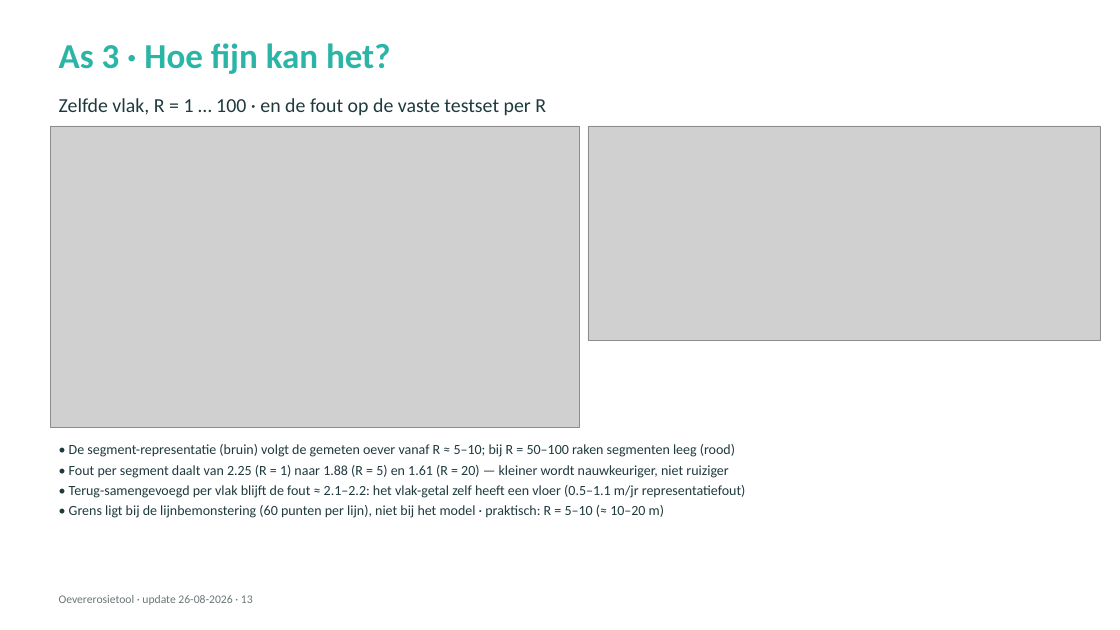
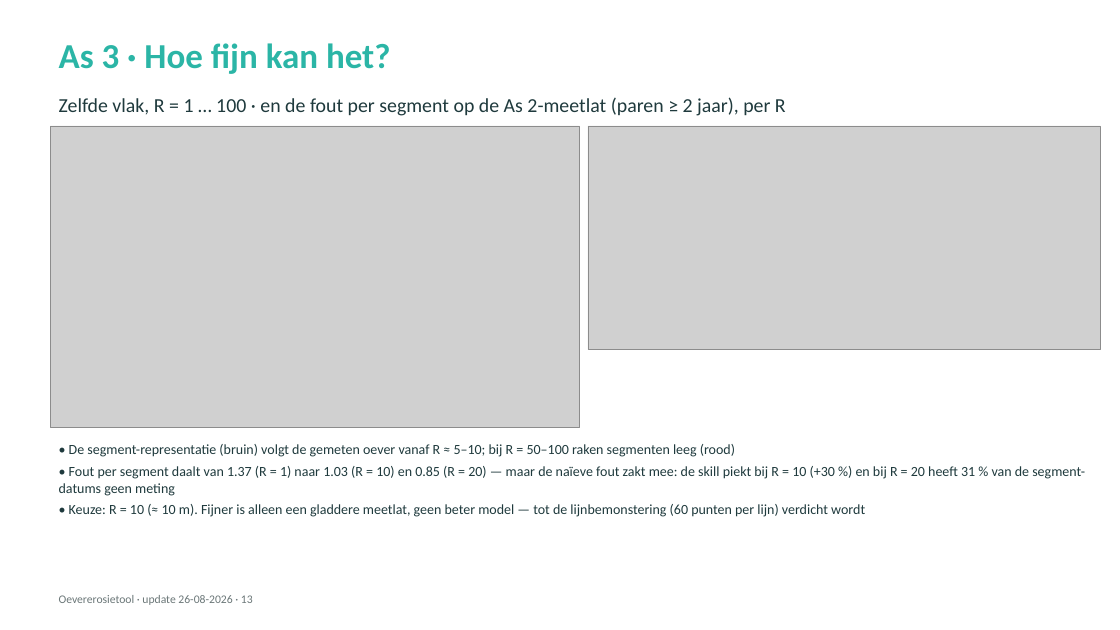
Before and after one commit to HAL24K/wocu-oevererosie, a slide deck: slide 13 of docs/presentations/20260826_update_v2.pptx. Drawn at 1120x630 pixels with LibreOffice and Linux fonts; fonts in the diff are those of the drawing; grey boxes stand for pictures. Boxes give left, top, right and bottom in pixels: in the first picture for what was removed or moved away, otherwise in the second. Text is boxed around its words. In the diff, an @@ line names an element or a change of style, - is before the commit and + after.

```diff
--- a/docs/presentations/20260826_update_v2.pptx
+++ b/docs/presentations/20260826_update_v2.pptx
@@ text at bbox=[59, 97, 786, 116]: text changed @@
-Zelfde vlak, R = 1 … 100 · en de fout op de vaste testset per R
+Zelfde vlak, R = 1 … 100 · en de fout per segment op de As 2-meetlat (paren ≥ 2 jaar), per R
@@ picture: place and size @@
-picture at bbox=[588, 126, 1101, 340]
+picture at bbox=[588, 126, 1101, 350]
@@ text at bbox=[59, 466, 1085, 517]: text changed @@
-• Fout per segment daalt van 2.25 (R = 1) naar 1.88 (R = 5) en 1.61 (R = 20) — kleiner wordt nauwkeuriger, niet ruiziger
-• Terug-samengevoegd per vlak blijft de fout ≈ 2.1–2.2: het vlak-getal zelf heeft een vloer (0.5–1.1 m/jr representatiefout)
-• Grens ligt bij de lijnbemonstering (60 punten per lijn), niet bij het model · praktisch: R = 5–10 (≈ 10–20 m)
+• Fout per segment daalt van 1.37 (R = 1) naar 1.03 (R = 10) en 0.85 (R = 20) — maar de naïeve fout zakt mee: de skill piekt bij R = 10 (+30 %) en bij R = 20 heeft 31 % van de segment-datums geen meting
+• Keuze: R = 10 (≈ 10 m). Fijner is alleen een gladdere meetlat, geen beter model — tot de lijnbemonstering (60 punten per lijn) verdicht wordt
```
Also in this commit, not shown: 5 other slides changed, 6 other files.
